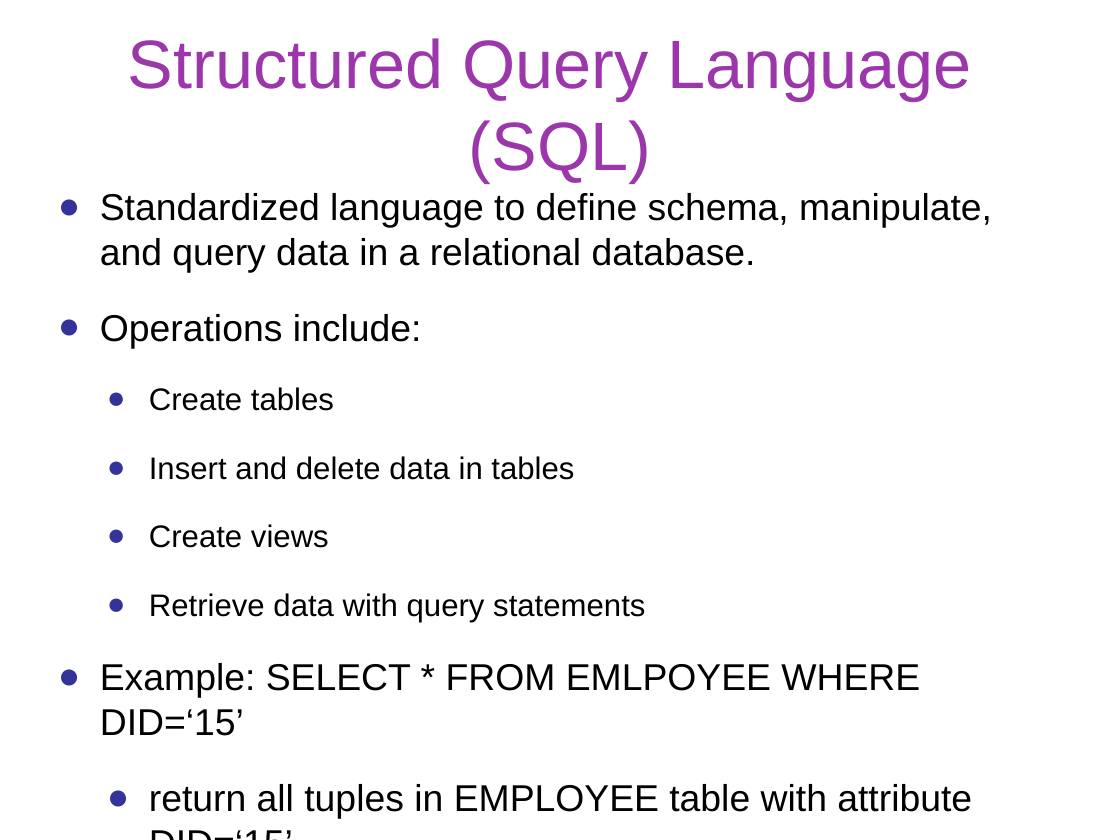
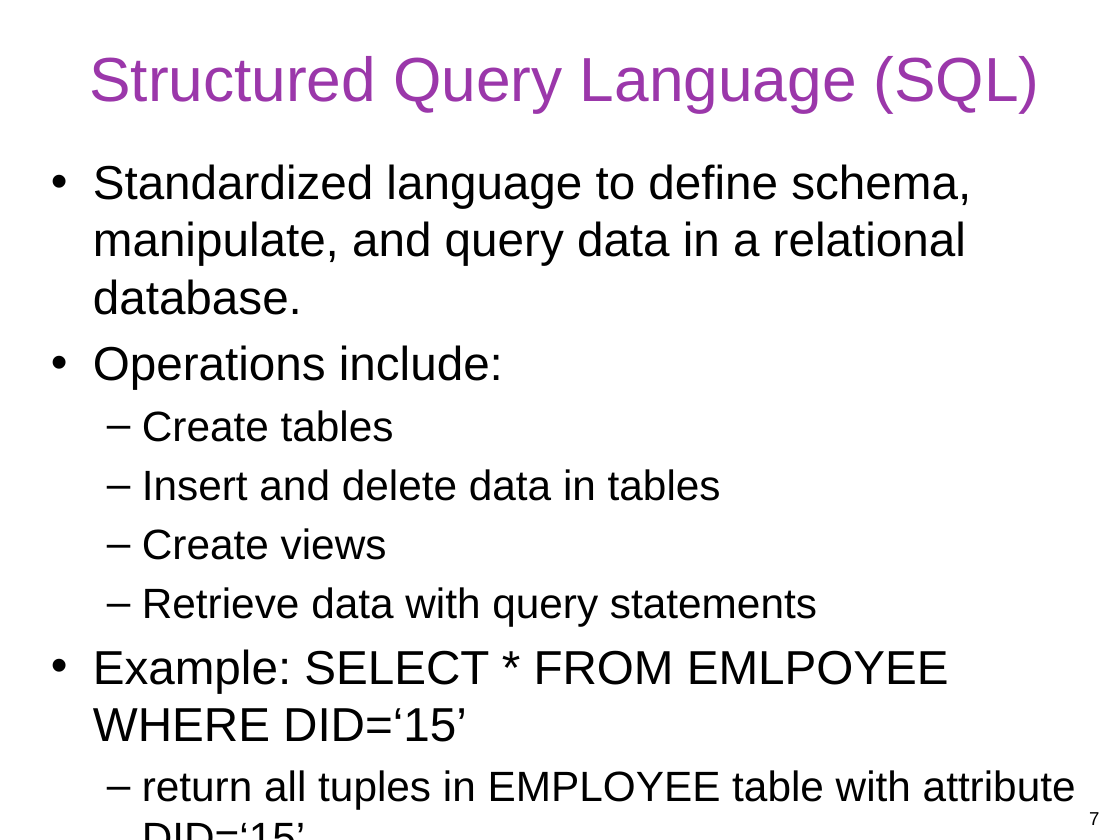
Before and after one commit to gulaoshi/gu.github.io, a slide deck: slide 7 of InfoSec/PPTs/L6-CH05-Database Security.pptx. Drawn at 1120x840 pixels with LibreOffice and Linux fonts; fonts in the diff are those of the drawing. Boxes give left, top, right and bottom in pixels: in the first picture for what was removed or moved away, otherwise in the second. Text is boxed around its words. In the diff, an @@ line names an element or a change of style, - is before the commit and + after.

```diff
--- a/InfoSec/PPTs/L6-CH05-Database Security.pptx
+++ b/InfoSec/PPTs/L6-CH05-Database Security.pptx
@@ title "Structured Query Language (SQL)": place and size @@
-title "Structured Query Language (SQL)" at box(128, 38, 971, 183)
+title "Structured Query Language (SQL)" at box(89, 56, 1040, 112)
@@ title "Structured Query Language (SQL)" at box(89, 56, 1040, 112): size 44 to 40 pt @@
@@ text "Standardized language to define schema, ...": place and size @@
-text "Standardized language to define schema, ..." at box(100, 193, 992, 819)
+text "Standardized language to define schema, ..." at box(93, 164, 1076, 810)
@@ text "Standardized language to define schema, ..." at box(93, 164, 1076, 810): size 24 to 30.6 pt in "Standardized language to define schema, manipulate, and ...", "Operations include:", "Example: SELECT * FROM EMLPOYEE WHERE DID=‘15’"; size 20 to 27.2 pt in "Create tables", "Insert and delete data in tables", "Create views", "Retrieve data with query statements"; size 24 to 27.2 pt in "return all tuples in EMPLOYEE table with ..."; bullet ● to •; list level 2 to 1 in "Standardized language to define schema, ..."; list level 2 to 1 in "Operations include:"; bullet ● to –; list level 3 to 2 in "Create tables"; list level 3 to 2 in "Insert and delete data in ..."; list level 3 to 2 in "Create views"; list level 3 to 2 in "Retrieve data with query statements"; list level 2 to 1 in "Example: SELECT * FROM EMLPOYEE ..."; list level 3 to 2 in "return all tuples in EMPLOYEE ..." @@
@@ page number added at box(1089, 812, 1099, 825), 12 pt, text #000000 @@
+7
```
Also in this commit, not shown: 14 other slides changed, 3 other files.
